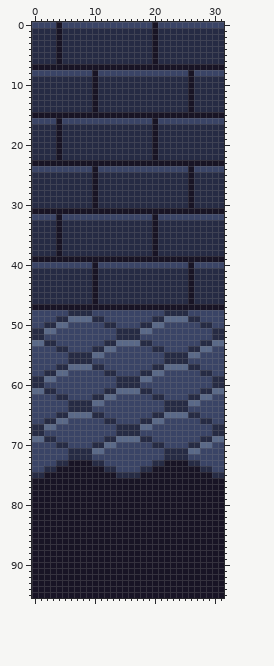
File history of a pixel-art file, public/spriteTemplate.aseprite. Above: the version before the commit.
32x96 pixels, 1 frame.
New version:
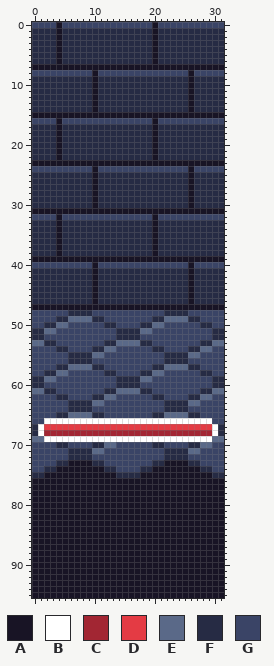
Palette (. is transparent): A #181425  B #ffffff  C #a22633  D #e43b44  E #5a6988  F #262b44  G #3a4466
From old to new:
layer "Layer 3" added
--- layers "Layer 3", "Layer 2"
@@ x 0..31 @@
 65 GGGGFFEEEEFFGGGGGGGGFFEEEEFFGGGG
-66 GGFFEEGGGGGGFFGGGGFFEEGGGGGGFFGG
-67 FFEEGGGGGGGGGGFFFFEEGGGGGGGGGGFF
-68 FFGGGGGGGGGGGGFFFFGGGGGGGGGGGGFF
-69 EEFFGGGGGGGGFFEEEEFFGGGGGGGGFFEE
+66 GGBBBBBBBBBBBBBBBBBBBBBBBBBBBBGG
+67 FBDDDDDDDDDDDDDDDDDDDDDDDDDDDDBF
+68 FBCCCCCCCCCCCCCCCCCCCCCCCCCCCCBF
+69 EEBBBBBBBBBBBBBBBBBBBBBBBBBBBBEE
 70 GGGGFFGGGGFFEEGGGGGGFFGGGGFFEEGG
